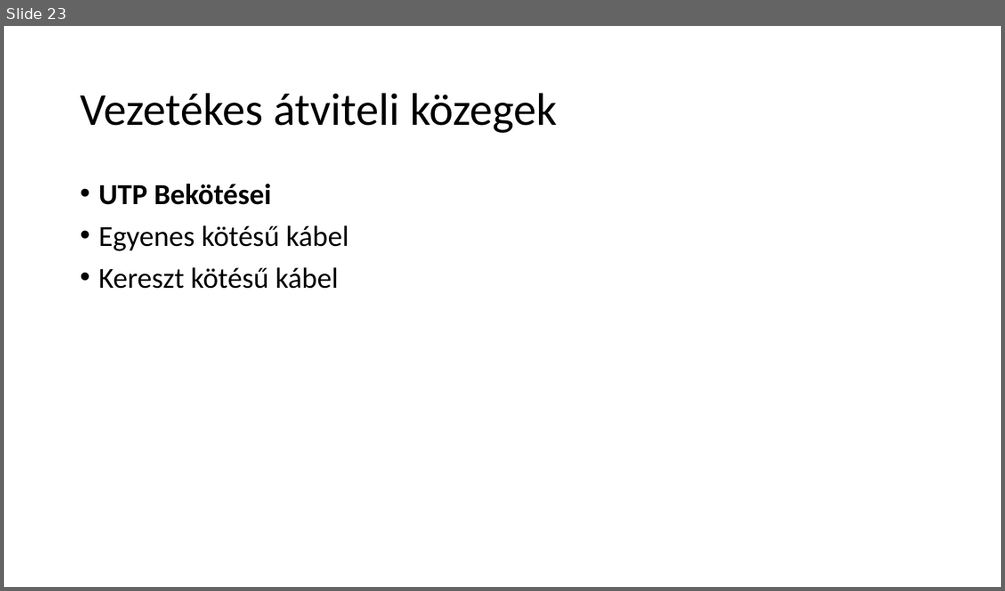
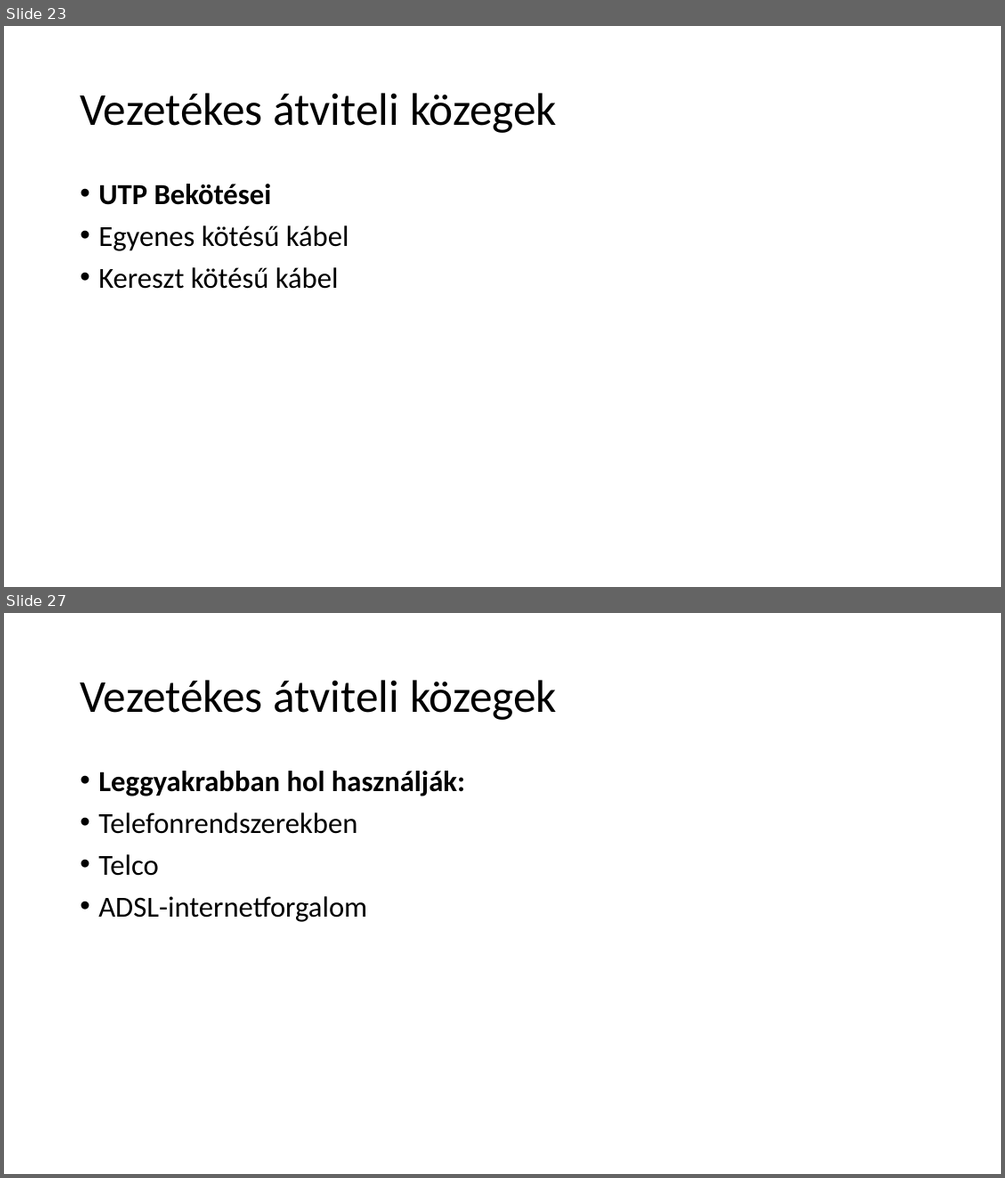
Before and after one commit to gutibalintka/Iktproll2, a slide deck: Vezeték, vezeték nélküli átviteli közegek.pptx. Shown one above the other, each under a label of ours: slide 23 before the commit, slides 23 and 27 after it; the slides between them are not shown. The pictures are 1005x591 and 1005x1178 pixels, drawn with LibreOffice and Linux fonts; fonts in the diff are those of the drawing. Boxes give left, top, right and bottom in pixels: in the first picture for what was removed or moved away, otherwise in the second. Text is boxed around its words. In the diff, an @@ line names an element or a change of style, - is before the commit and + after.

```diff
--- a/Vezeték, vezeték nélküli átviteli közegek.pptx
+++ b/Vezeték, vezeték nélküli átviteli közegek.pptx
@@ slide 27 added at box(4, 613, 1001, 1174), background #FFFFFF @@
@@ title added at box(80, 680, 557, 720), 44 pt, text #000000 @@
+Vezetékes átviteli közegek
@@ text added at box(98, 771, 465, 922), 28 pt, text #000000 @@
+• Leggyakrabban hol használják:
+• Telefonrendszerekben
+• Telco
+• ADSL-internetforgalom
```
Also in this commit, not shown: 9 other slides added.
